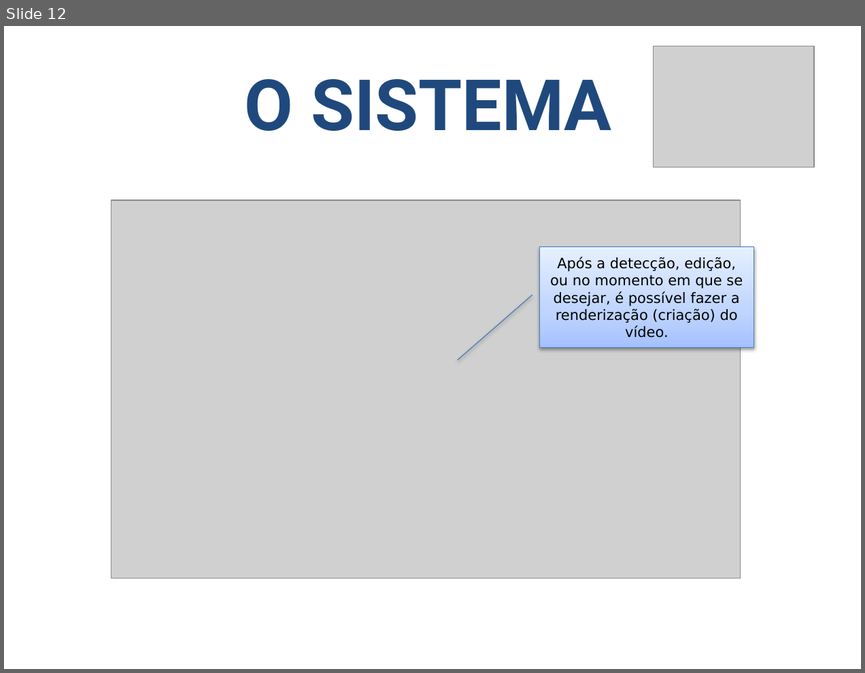
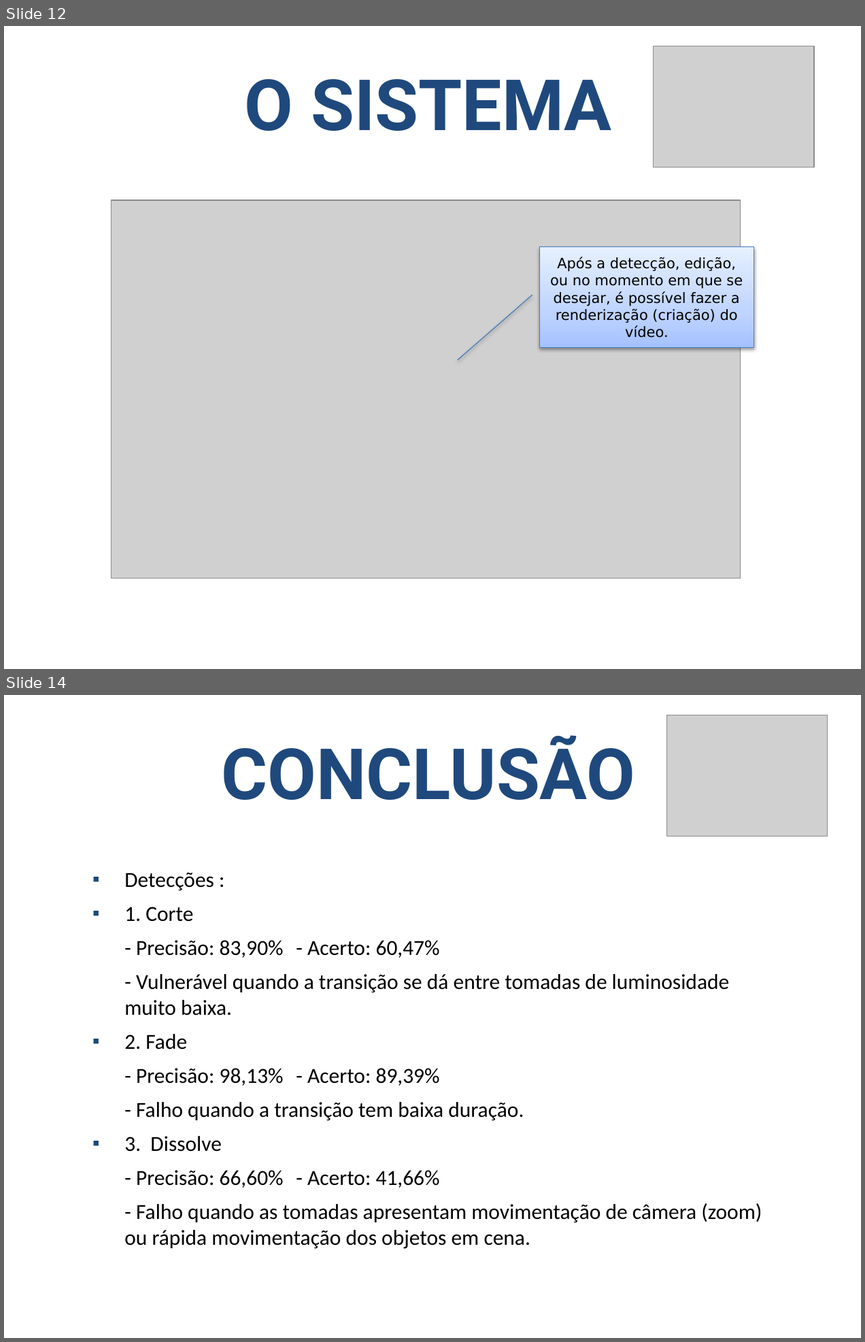
Before and after one commit to fabriciols/m-fit, a slide deck: Expocom/Apresentação_Final.pptx. Shown one above the other, each under a label of ours: slide 12 before the commit, slides 12 and 14 after it; the slides between them are not shown. The pictures are 865x673 and 865x1342 pixels, drawn with LibreOffice and Linux fonts; fonts in the diff are those of the drawing; grey boxes stand for pictures; background and template pictures are left out. Boxes give left, top, right and bottom in pixels: in the first picture for what was removed or moved away, otherwise in the second. Text is boxed around its words. In the diff, an @@ line names an element or a change of style, - is before the commit and + after.

```diff
--- a/Expocom/Apresentação_Final.pptx
+++ b/Expocom/Apresentação_Final.pptx
@@ slide 14 added at [4, 695, 861, 1338], background picture (left out) @@
@@ picture added at [666, 715, 827, 836] @@
@@ title added at [221, 735, 635, 800], 59.4 pt, text #1F497D, bold @@
+CONCLUSÃO
@@ text added at [124, 872, 762, 1249], 18 pt, text #000000 @@
+▪ Detecções :
+▪ 1. Corte
+- Precisão: 83,90% - Acerto: 60,47%
+- Vulnerável quando a transição se dá entre tomadas de luminosidade muito baixa.
+▪ 2. Fade
+- Precisão: 98,13% - Acerto: 89,39%
+- Falho quando a transição tem baixa duração.
+▪ 3. Dissolve
+- Precisão: 66,60% - Acerto: 41,66%
+- Falho quando as tomadas apresentam movimentação de câmera (zoom) ou rápida movimentação dos objetos em cena.
```
Also in this commit, not shown: 1 slide changed, 1 other slide added.
